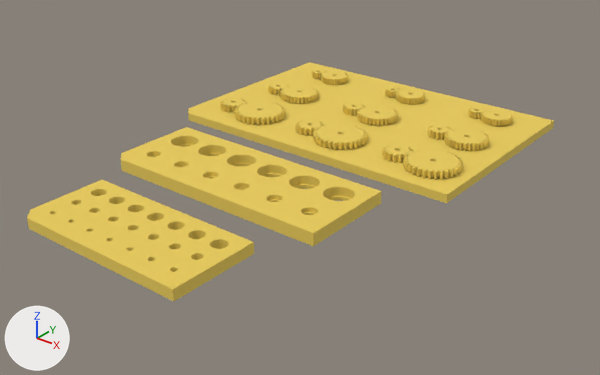
Two versions of the COLLADA model export/sketchup/tolerance_coupons.dae, one commit apart.
Camera for both pictures: a 50 mm camera at (0.274, -0.218, 0.1921) aimed at (0.0232, 0.0955, -0.0023). Lighting does not change. The marker at lower left points along +X, +Y and +Z. The older version comes first.

Objects in the first picture: 'bearing_coupon', 'fit_coupon', 'gear_board', 'gear_m0p8_b0p10_30', 'gear_m0p8_b0p15_30', 'gear_m0p8_b0p20_30', 'gear_m1_b0p10_30', 'gear_m1_b0p15_30', 'gear_m1_b0p20_30' and 12 more.
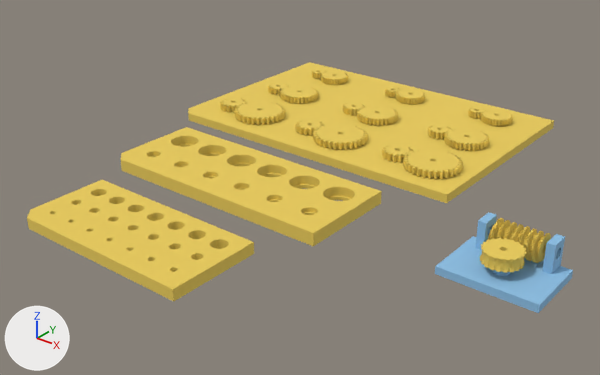
Location of each change, (x1, y1, x2, y2) in pixels of the pictures (600 x 375 px):
'worm_cradle', added (blue): after (435, 212, 573, 313)
'worm_test', added (yellow): after (488, 218, 551, 263)
'worm_wheel_20', added (yellow): after (480, 238, 526, 273)

The change in detail:
Material 'PETG' (mat_petg) is new.
Its base color is (0.263, 0.523, 0.787) (blue #8cbfe5).
Its roughness is 0.9.
Mesh me_worm_test is new.
It has 5722 vertices, 11444 faces and spans x 0.138..0.162, y 0.084..0.098, z 0.005..0.019.
It uses material mat_pla (yellow #ebcc59).
Mesh me_worm_wheel_20 is new.
It has 972 vertices, 1944 faces and spans x 0.1406..0.1594, y 0.0656..0.0844, z 0.009..0.015.
It uses material mat_pla (yellow #ebcc59).
Mesh me_worm_cradle is new.
It has 240 vertices, 488 faces and spans x 0.126..0.174, y 0.061..0.096, z 0.0..0.018.
It uses material mat_petg (blue #8cbfe5).
Object 'worm_test' (ob_worm_test) is new; it shows me_worm_test.
Its location is (0.0, 0.0, 0.0).
Object 'worm_wheel_20' (ob_worm_wheel_20) is new; it shows me_worm_wheel_20.
Its location is (0.0, 0.0, 0.0).
Object 'worm_cradle' (ob_worm_cradle) is new; it shows me_worm_cradle.
Its location is (0.0, 0.0, 0.0).
